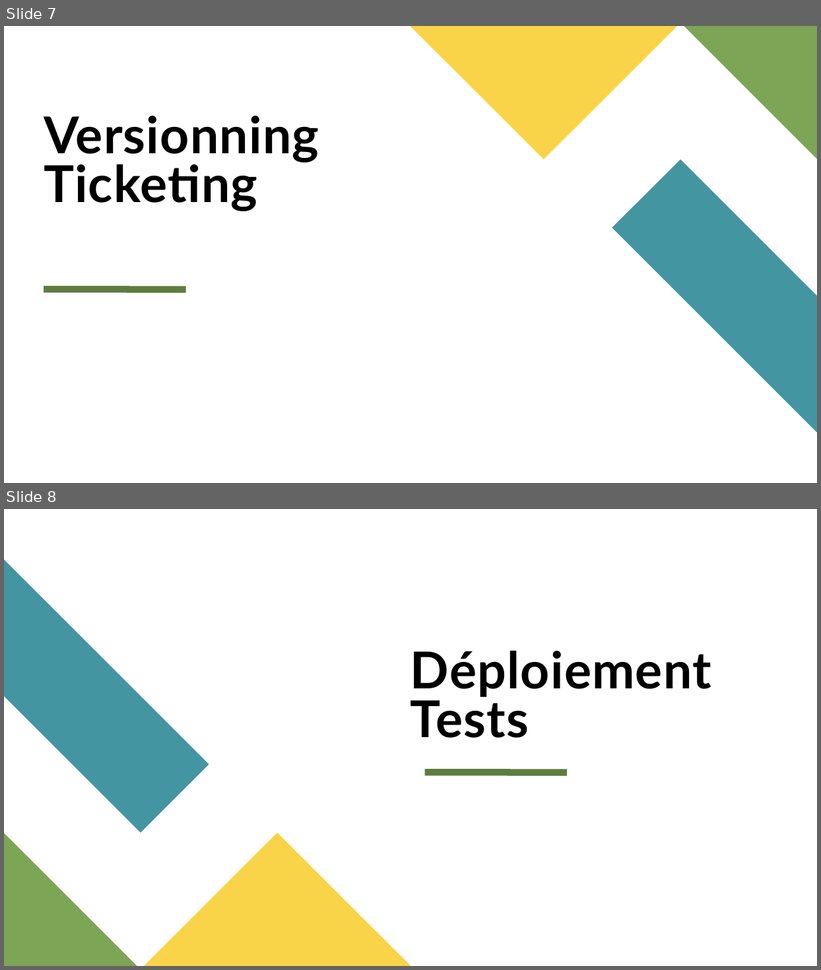
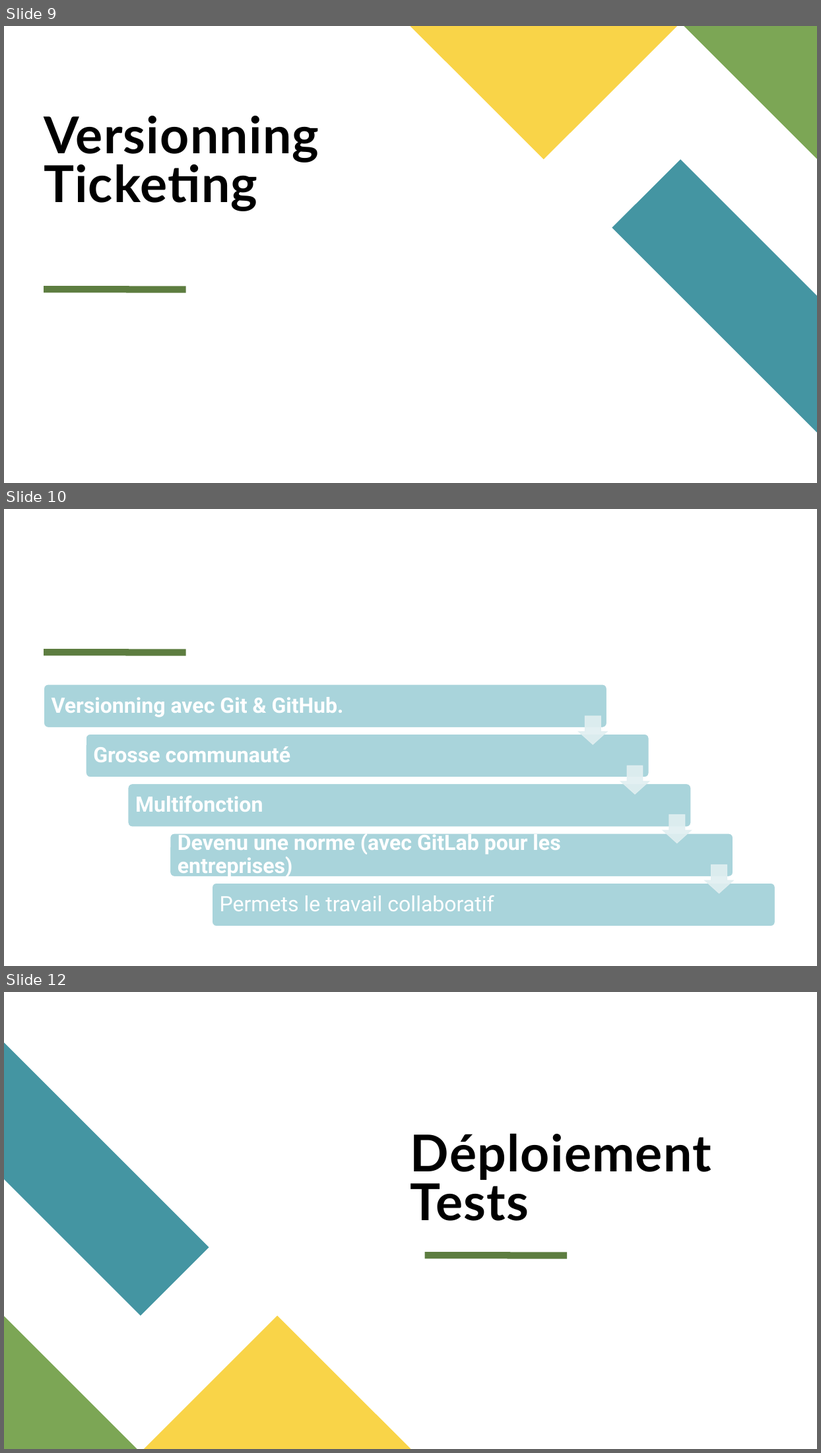
Before and after one commit to RMurier/CESI-BAC-3-CUBE-2-PERSO, a slide deck: documents/CESIZen.pptx. Shown one above the other, each under a label of ours: slides 7 and 8 before the commit, slides 9, 10 and 12 after it; the slides between them are not shown. The pictures are 821x970 and 821x1453 pixels, drawn with LibreOffice and Linux fonts; fonts in the diff are those of the drawing. Boxes give left, top, right and bottom in pixels: in the first picture for what was removed or moved away, otherwise in the second. Text is boxed around its words. In the diff, an @@ line names an element or a change of style, - is before the commit and + after.

```diff
--- a/documents/CESIZen.pptx
+++ b/documents/CESIZen.pptx
@@ slide 10 added at (4, 509, 817, 966), background #FFFFFF @@
@@ line added from (44, 652) to (186, 652), #5D7D40 8 pt @@
@@ group added at (44, 684, 776, 927): 5 rounded rectangles, 5 texts, 4 down arrows @@
+Versionning avec Git & GitHub.
+Grosse communauté
+Multifonction
+Devenu une norme (avec GitLab pour les entreprises)
+Permets le travail collaboratif
@@ what was slide 7 is now slide 9 @@
@@ what was slide 8 is now slide 12 @@
```
Also in this commit, not shown: 2 slides changed, 7 other slides added, 1 other file.
